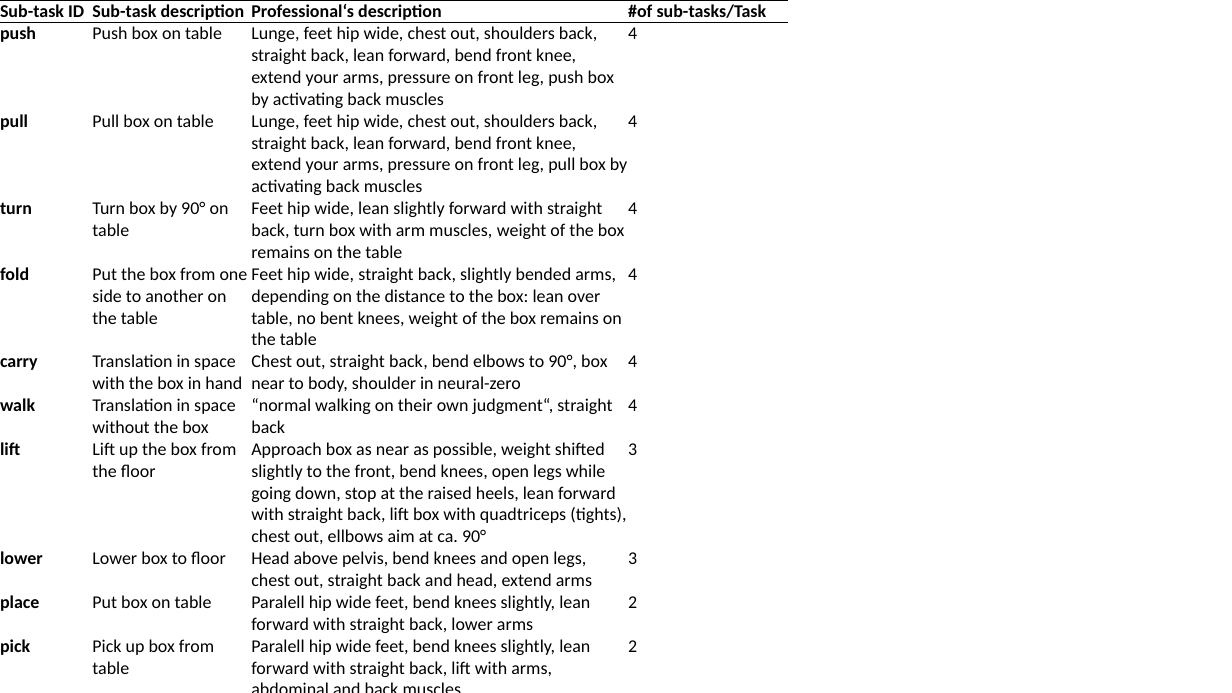
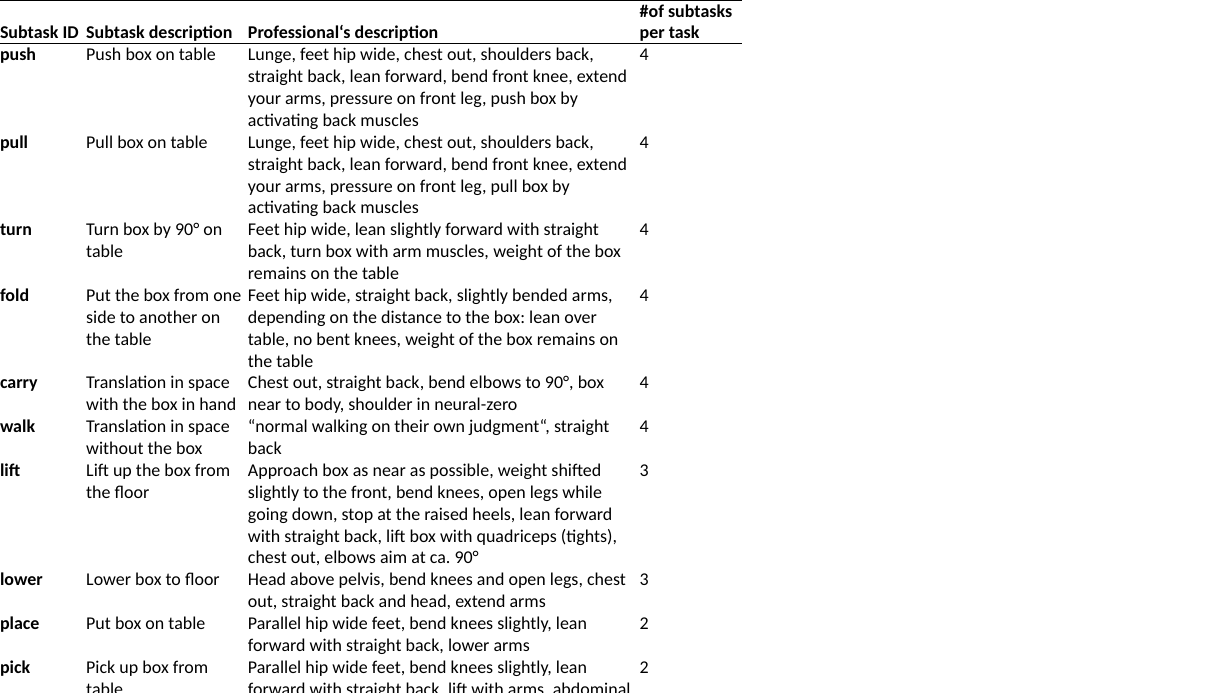
Before and after one commit to stefanfeyer/masters__thesis, a slide deck: slide 1 of figures/thesis_renderer.pptx. Drawn at 1232x693 pixels with LibreOffice and Linux fonts; fonts in the diff are those of the drawing. Boxes give left, top, right and bottom in pixels: in the first picture for what was removed or moved away, otherwise in the second. Text is boxed around its words. In the diff, an @@ line names an element or a change of style, - is before the commit and + after.

```diff
--- a/figures/thesis_renderer.pptx
+++ b/figures/thesis_renderer.pptx
@@ table at (x1=0, y1=0, x2=742, y2=693) @@
-row 1: Sub-task ID | Sub-task description | Professional‘s description | #of sub-tasks/Task
+row 1: Subtask ID | Subtask description | Professional‘s description | #of subtasks / per task
-row 8, column 3: Approach box as near as possible, weight shifted slightly to the front, bend knees, open legs while going down, stop at the raised heels, lean forward with straight back, lift box with quadtriceps (tights), chest out, ellbows aim at ca. 90°
+row 8, column 3: Approach box as near as possible, weight shifted slightly to the front, bend knees, open legs while going down, stop at the raised heels, lean forward with straight back, lift box with quadriceps (tights), chest out, elbows aim at ca. 90°
-row 10, column 3: Paralell hip wide feet, bend knees slightly, lean forward with straight back, lower arms
+row 10, column 3: Parallel hip wide feet, bend knees slightly, lean forward with straight back, lower arms
-row 11, column 3: Paralell hip wide feet, bend knees slightly, lean forward with straight back, lift with arms, abdominal and back muscles
+row 11, column 3: Parallel hip wide feet, bend knees slightly, lean forward with straight back, lift with arms, abdominal and back muscles
-row 12, column 4: Total: 34 sub-tasks / per task
+row 12, column 4: Total: 34 subtasks / per task
@@ table resized from (x1=0, y1=0, x2=788, y2=693) to (x1=0, y1=0, x2=742, y2=693) @@
```
Also in this commit, not shown: 9 other slides changed, 5 slides added, 44 other files.
